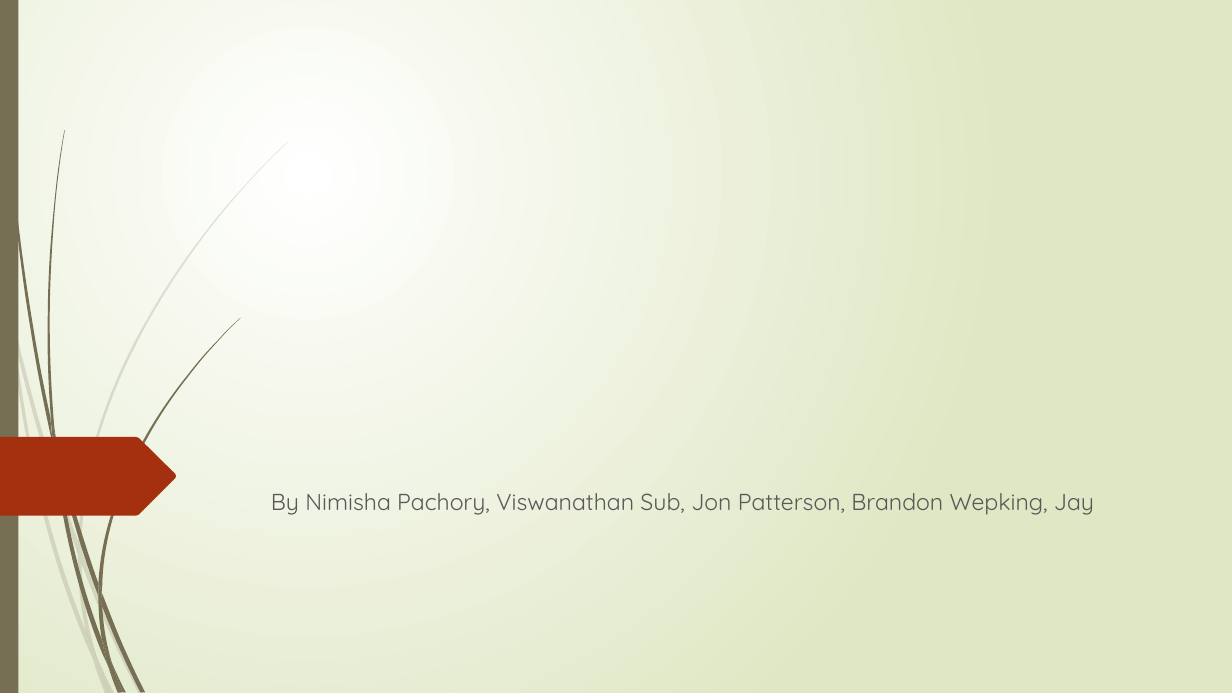
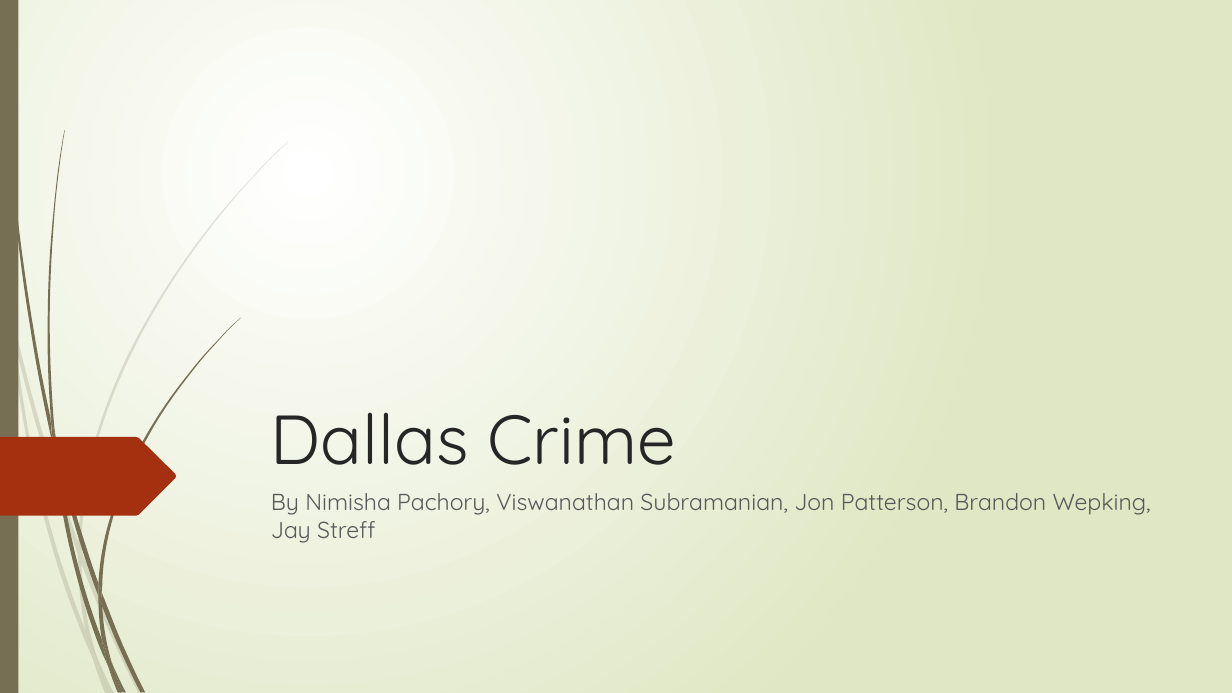
Before and after one commit to bmwepkin/Group-6, a slide deck: slide 1 of Group6_Crime_Data.pptx. Drawn at 1232x693 pixels with LibreOffice and Linux fonts; fonts in the diff are those of the drawing. Boxes give left, top, right and bottom in pixels: in the first picture for what was removed or moved away, otherwise in the second. Text is boxed around its words. In the diff, an @@ line names an element or a change of style, - is before the commit and + after.

```diff
--- a/Group6_Crime_Data.pptx
+++ b/Group6_Crime_Data.pptx
@@ title added at [271, 413, 675, 465], 54 pt, text #262626 @@
+Dallas Crime
@@ subtitle at [271, 493, 1151, 543]: text changed @@
-By Nimisha Pachory, Viswanathan Sub, Jon Patterson, Brandon Wepking, Jay
+By Nimisha Pachory, Viswanathan Subramanian, Jon Patterson, Brandon Wepking, Jay Streff
```
Also in this commit, not shown: 1 other slide changed, 1 slide added, 1 slide removed.
